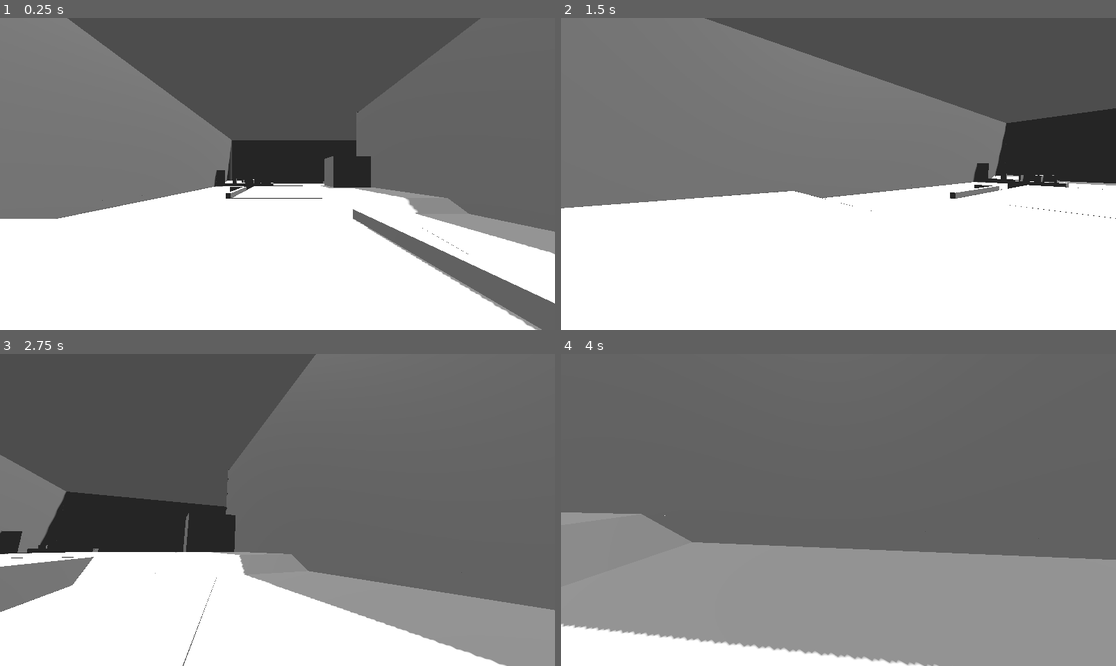
Above: before the commit, frames 1-4 (two rows, left to right).
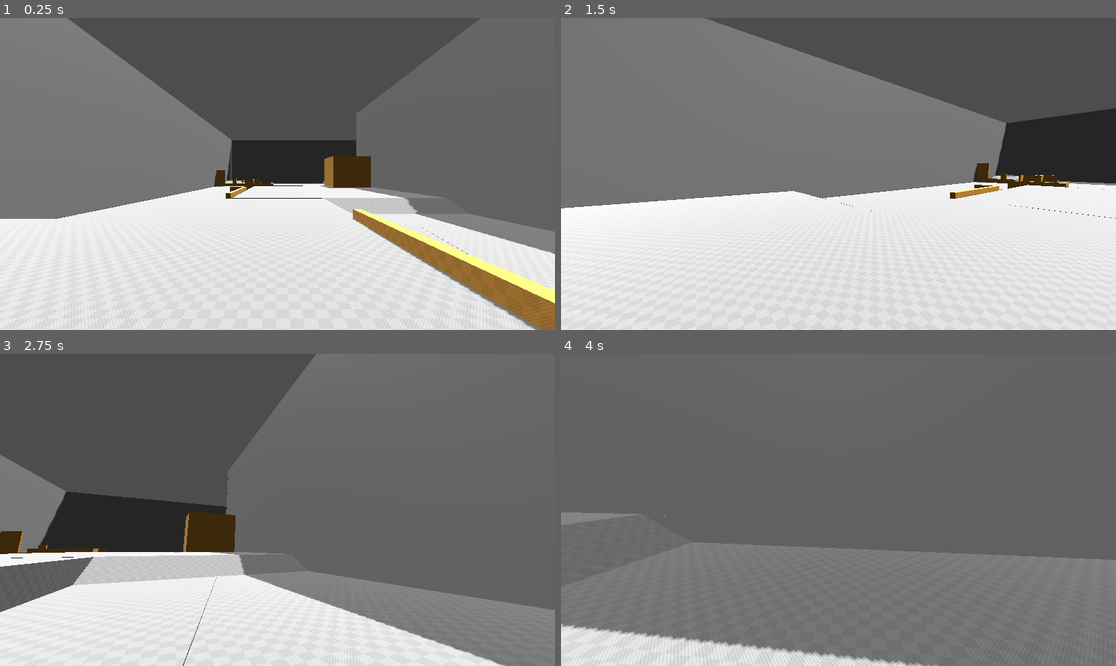
Above: after the commit, the same moments.

Repository: akdurran/Final-Project
Game: Godot game, scene res://test_scenes/navigation/nav_test.tscn
The game is run twice, just before and just after one commit, with the same random seed, the same clock (stepped at 60 frames per second) and the same inputs. This scene is started directly instead of the project's main scene.
Inputs (mouse positions are in pixels of both pictures, inside the frame that each line leads up to):
- Up to frame 1 (0.25 s): no input
- Up to frame 2 (1.5 s): tap Enter at 0.5 s; move the mouse to (866, 174) at 0.52 s; hold X (move_allies_to) 0.53-1.28 s; hold W (move_forward) from 0.53 s (still down); tap Space (jump) at 0.77 s; move the mouse to (810, 174) at 1.27 s; tap R (reconsider) at 1.35 s
- Up to frame 3 (2.75 s): keep holding W (move_forward); tap Space (jump) at 1.52 s; move the mouse to (288, 503) at 2.02 s; hold X (move_allies_to) from 2.03 s (still down)
- Up to frame 4 (4 s): keep holding W (move_forward); move the mouse to (832, 516) at 2.77 s; release X (move_allies_to) at 2.78 s; tap R (reconsider) at 2.85 s; tap Space (jump) at 3.02, 3.77 s; move the mouse to (877, 513) at 3.52 s; hold X (move_allies_to) from 3.53 s (still down)

The runs differ from the first frame. In frame 1, 23% of the frame differs, in the area x 0-100%, y 44-100%; in frame 2, 21%; in frame 3, 15%; in frame 4, 33%, in the area x 0-100%, y 51-100%.

Commit message:
adding simple grid textures

Diff:
--- /dev/null
+++ b/test_scenes/navigation/grid_texture.tscn
@@ -0,0 +1,15 @@
+[gd_scene load_steps=4 format=3 uid="uid://douxyn0bwncnm"]
+
+[ext_resource type="Texture2D" uid="uid://dhimfvrggbprk" path="res://test_scenes/navigation/grid_texture 1mx1m.png" id="1_xiq0n"]
+
+[sub_resource type="StandardMaterial3D" id="StandardMaterial3D_g5rnr"]
+albedo_texture = ExtResource("1_xiq0n")
+uv1_triplanar = true
+uv1_world_triplanar = true
+
+[sub_resource type="BoxMesh" id="BoxMesh_7hojd"]
+material = SubResource("StandardMaterial3D_g5rnr")
+size = Vector3(10, 10, 10)
+
+[node name="Node3D" type="MeshInstance3D"]
+mesh = SubResource("BoxMesh_7hojd")
--- a/test_scenes/navigation/nav_test.tscn
+++ b/test_scenes/navigation/nav_test.tscn
@@ -53,7 +53,7 @@
 transform = Transform3D(1, 0, 0, 0, 1, 0, 0, 0, 1, 26.4846, -0.687718, 0.386177)
 
 [node name="RigidBody3D" type="StaticBody3D" parent="."]
-transform = Transform3D(1, 0, 0, 0, 1, 0, 0, 0, 1, -6.65622, 8.55729, 1.30143)
+transform = Transform3D(1, 0, 0, 0, 1, 0, 0, 0, 1, -12.3004, 8.73403, -0.151733)
 
 [node name="MeshInstance3D" type="MeshInstance3D" parent="RigidBody3D"]
 transform = Transform3D(10, 0, 0, 0, 1, 0, 0, 0, 5, 0, -8.07914, 0)
--- a/test_scenes/navigation/world.tscn
+++ b/test_scenes/navigation/world.tscn
@@ -1,6 +1,86 @@
-[gd_scene load_steps=2 format=3 uid="uid://c1eup178qto40"]
+[gd_scene load_steps=16 format=3 uid="uid://c1eup178qto40"]
+
+[ext_resource type="Texture2D" uid="uid://dhimfvrggbprk" path="res://test_scenes/navigation/grid_texture 1mx1m.png" id="1_swe2w"]
 
 [sub_resource type="Environment" id="Environment_wevpn"]
+
+[sub_resource type="StandardMaterial3D" id="StandardMaterial3D_0py3t"]
+albedo_color = Color(0.470588, 0.470588, 0.470588, 1)
+albedo_texture = ExtResource("1_swe2w")
+uv1_triplanar = true
+uv1_world_triplanar = true
+
+[sub_resource type="StandardMaterial3D" id="StandardMaterial3D_hpeod"]
+albedo_color = Color(0.470588, 0.470588, 0.470588, 1)
+albedo_texture = ExtResource("1_swe2w")
+uv1_triplanar = true
+uv1_world_triplanar = true
+
+[sub_resource type="StandardMaterial3D" id="StandardMaterial3D_tleay"]
+albedo_color = Color(0.894118, 0.635294, 0.254902, 1)
+albedo_texture = ExtResource("1_swe2w")
+uv1_triplanar = true
+uv1_world_triplanar = true
+
+[sub_resource type="StandardMaterial3D" id="StandardMaterial3D_mh4bc"]
+albedo_color = Color(0.894118, 0.635294, 0.254902, 1)
+albedo_texture = ExtResource("1_swe2w")
+uv1_triplanar = true
+uv1_world_triplanar = true
+
+[sub_resource type="StandardMaterial3D" id="StandardMaterial3D_7hm8g"]
+albedo_color = Color(0.894118, 0.635294, 0.254902, 1)
+albedo_texture = ExtResource("1_swe2w")
+uv1_triplanar = true
+uv1_world_triplanar = true
+
+[sub_resource type="StandardMaterial3D" id="StandardMaterial3D_y0gy0"]
+albedo_color = Color(0.894118, 0.635294, 0.254902, 1)
+albedo_texture = ExtResource("1_swe2w")
+uv1_triplanar = true
+uv1_world_triplanar = true
+
+[sub_resource type="StandardMaterial3D" id="StandardMaterial3D_63pio"]
+albedo_color = Color(0.894118, 0.635294, 0.254902, 1)
+albedo_texture = ExtResource("1_swe2w")
+uv1_triplanar = true
+uv1_world_triplanar = true
+
+[sub_resource type="StandardMaterial3D" id="StandardMaterial3D_a4cq8"]
+albedo_color = Color(0.894118, 0.635294, 0.254902, 1)
+albedo_texture = ExtResource("1_swe2w")
+uv1_triplanar = true
+uv1_world_triplanar = true
+
+[sub_resource type="StandardMaterial3D" id="StandardMaterial3D_23o7d"]
+albedo_color = Color(0.894118, 0.635294, 0.254902, 1)
+albedo_texture = ExtResource("1_swe2w")
+uv1_triplanar = true
+uv1_world_triplanar = true
+
+[sub_resource type="StandardMaterial3D" id="StandardMaterial3D_8cuyd"]
+albedo_color = Color(0.894118, 0.635294, 0.254902, 1)
+albedo_texture = ExtResource("1_swe2w")
+uv1_triplanar = true
+uv1_world_triplanar = true
+
+[sub_resource type="StandardMaterial3D" id="StandardMaterial3D_cawd8"]
+albedo_color = Color(0.470588, 0.470588, 0.470588, 1)
+albedo_texture = ExtResource("1_swe2w")
+uv1_triplanar = true
+uv1_world_triplanar = true
+
+[sub_resource type="StandardMaterial3D" id="StandardMaterial3D_req33"]
+albedo_color = Color(0.470588, 0.470588, 0.470588, 1)
+albedo_texture = ExtResource("1_swe2w")
+uv1_triplanar = true
+uv1_world_triplanar = true
+
+[sub_resource type="StandardMaterial3D" id="StandardMaterial3D_1k6v8"]
+albedo_color = Color(0.470588, 0.470588, 0.470588, 1)
+albedo_texture = ExtResource("1_swe2w")
+uv1_triplanar = true
+uv1_world_triplanar = true
 
 [node name="World" type="Node3D"]
 
@@ -44,28 +124,35 @@
 
 [node name="CSGBox3D4" type="CSGBox3D" parent="CSGCombiner3D/cp_orange/Floor"]
 size = Vector3(124.749, 1, 76.3453)
+material = SubResource("StandardMaterial3D_0py3t")
 
 [node name="Center" type="CSGBox3D" parent="CSGCombiner3D/cp_orange/Floor"]
 transform = Transform3D(-0.000678145, -0.000504178, 1, 0.000131625, 1, 0.000504265, -1, 0.00013196, -0.00067808, 24.1597, 0, -100.549)
 size = Vector3(124.749, 1, 76.3453)
+material = SubResource("StandardMaterial3D_0py3t")
 
 [node name="side_1_raised_floor" type="CSGBox3D" parent="CSGCombiner3D/cp_orange/Floor/Center"]
 transform = Transform3D(1, 4.94765e-10, -1.97906e-09, -4.94765e-10, 1, -1.87086e-11, 0, -1.36993e-11, 1, -33.7601, 2.50337, -14.4453)
 size = Vector3(46.9822, 1, 48.0047)
+material = SubResource("StandardMaterial3D_hpeod")
 
 [node name="side_2_raised_floor" type="CSGBox3D" parent="CSGCombiner3D/cp_orange/Floor/Center"]
 transform = Transform3D(1, 7.27596e-10, -2.91038e-09, -7.27596e-10, 1, -1.85878e-11, 0, -1.35429e-11, 1, 33.8827, 2.47998, 14.2872)
 size = Vector3(46.9822, 1, 48.0047)
+material = SubResource("StandardMaterial3D_hpeod")
 
 [node name="CSGBox3D6" type="CSGBox3D" parent="CSGCombiner3D/cp_orange/Floor"]
 transform = Transform3D(1, 0, 0, 0, 1, 0, 0, 0, 1, 48.098, 0, -201.127)
 size = Vector3(124.749, 1, 76.3453)
+material = SubResource("StandardMaterial3D_0py3t")
 
 [node name="point1_floor" type="CSGBox3D" parent="CSGCombiner3D/cp_orange/Floor"]
 transform = Transform3D(20, 0, 0, 0, 2.5, 0, 0, 0, 20, 52.166, 1.7304, 27.3363)
+material = SubResource("StandardMaterial3D_0py3t")
 
 [node name="point2_floor" type="CSGBox3D" parent="CSGCombiner3D/cp_orange/Floor"]
 transform = Transform3D(20, 0, 0, 0, 2.5, 0, 0, 0, 20, -3.97695, 1.7304, -228.464)
+material = SubResource("StandardMaterial3D_0py3t")
 
 [node name="Walls" type="CSGCombiner3D" parent="CSGCombiner3D/cp_orange"]
 
@@ -74,26 +161,32 @@
 [node name="Cube" type="CSGBox3D" parent="CSGCombiner3D/cp_orange/Walls/side1"]
 transform = Transform3D(1, 0, 0, 0, 1, 0, 0, 0, 1, -21.4596, 8.01587, -30.6531)
 size = Vector3(15, 15, 15)
+material = SubResource("StandardMaterial3D_tleay")
 
 [node name="Cube2" type="CSGBox3D" parent="CSGCombiner3D/cp_orange/Walls/side1"]
 transform = Transform3D(1, 0, 0, 0, 1, 0, 0, 0, 1, -6.40756, 8.02733, -45.6671)
 size = Vector3(15, 15, 15)
+material = SubResource("StandardMaterial3D_tleay")
 
 [node name="spawn_half_wall" type="CSGBox3D" parent="CSGCombiner3D/cp_orange/Walls/side1"]
 transform = Transform3D(1, 0, 0, 0, 1, 0, 0, 0, 1, -15.2857, 1.33983, 27.6794)
 size = Vector3(1, 1.67318, 20.9563)
+material = SubResource("StandardMaterial3D_tleay")
 
 [node name="Center_Wall" type="CSGBox3D" parent="CSGCombiner3D/cp_orange/Walls/side1"]
 transform = Transform3D(-4.37114e-08, 0, 1, 0, 1, 0, -1, 0, -4.37114e-08, 32.1534, 2.03186, -42.7435)
 size = Vector3(1, 4.14771, 13.3135)
+material = SubResource("StandardMaterial3D_tleay")
 
 [node name="Center_Wall2" type="CSGBox3D" parent="CSGCombiner3D/cp_orange/Walls/side1"]
 transform = Transform3D(-1, 0, -8.74228e-08, 0, 1, 0, 8.74228e-08, 0, -1, 25.9739, 2.03186, -40.2446)
 size = Vector3(1, 4.14771, 4.06278)
+material = SubResource("StandardMaterial3D_tleay")
 
 [node name="Center_Wall3" type="CSGBox3D" parent="CSGCombiner3D/cp_orange/Walls/side1"]
 transform = Transform3D(-4.37114e-08, 0, 1, 0, 1, 0, -1, 0, -4.37114e-08, 36.3044, 2.03186, -68.7296)
 size = Vector3(1, 4.14771, 5.08766)
+material = SubResource("StandardMaterial3D_tleay")
 
 [node name="Point" type="CSGCombiner3D" parent="CSGCombiner3D/cp_orange/Walls/side1"]
 
@@ -102,40 +195,49 @@
 [node name="Center_Wall2" type="CSGBox3D" parent="CSGCombiner3D/cp_orange/Walls/side1/Point/point_walls"]
 transform = Transform3D(-1, 0, -8.74228e-08, 0, 1, 0, 8.74228e-08, 0, -1, 48.6706, 2.03186, 14.6596)
 size = Vector3(1, 4.14771, 5.35257)
+material = SubResource("StandardMaterial3D_mh4bc")
 
 [node name="Center_Wall3" type="CSGBox3D" parent="CSGCombiner3D/cp_orange/Walls/side1/Point/point_walls"]
 transform = Transform3D(-4.37114e-08, 0, 1, 0, 1, 0, -1, 0, -4.37114e-08, 44.6705, 2.03186, 16.8378)
 size = Vector3(1, 4.14771, 7.00354)
+material = SubResource("StandardMaterial3D_mh4bc")
 
 [node name="Center_Wall4" type="CSGBox3D" parent="CSGCombiner3D/cp_orange/Walls/side1/Point/point_walls"]
 transform = Transform3D(-1, 0, -8.74228e-08, 0, 1, 0, 8.74228e-08, 0, -1, 41.6684, 2.03186, 20.8318)
 size = Vector3(1, 4.14771, 6.96538)
+material = SubResource("StandardMaterial3D_mh4bc")
 
 [node name="Center_Wall5" type="CSGBox3D" parent="CSGCombiner3D/cp_orange/Walls/side1/Point/point_walls"]
 transform = Transform3D(-4.37114e-08, 0, 1, 0, 1, 0, -1, 0, -4.37114e-08, 39.4058, 2.03186, 23.8642)
 size = Vector3(1, 4.14771, 5.51251)
+material = SubResource("StandardMaterial3D_mh4bc")
 
 [node name="cover_walls" type="CSGCombiner3D" parent="CSGCombiner3D/cp_orange/Walls/side1/Point"]
 
 [node name="Center_Wall4" type="CSGBox3D" parent="CSGCombiner3D/cp_orange/Walls/side1/Point/cover_walls"]
 transform = Transform3D(-4.37114e-08, 0, 1, 0, 1, 0, -1, 0, -4.37114e-08, 59.5485, 5.51313, -5.71664)
 size = Vector3(1, 10.2397, 5.27308)
+material = SubResource("StandardMaterial3D_7hm8g")
 
 [node name="Center_Wall5" type="CSGBox3D" parent="CSGCombiner3D/cp_orange/Walls/side1/Point/cover_walls"]
 transform = Transform3D(-4.37114e-08, 0, 1, 0, 1, 0, -1, 0, -4.37114e-08, 54.3043, 1.38774, -5.71664)
 size = Vector3(1, 2.39666, 5.27308)
+material = SubResource("StandardMaterial3D_7hm8g")
 
 [node name="Center_Wall6" type="CSGBox3D" parent="CSGCombiner3D/cp_orange/Walls/side1/Point/cover_walls"]
 transform = Transform3D(-4.37114e-08, 0, 1, 0, 1, 0, -1, 0, -4.37114e-08, 50.5658, 0.28462, -5.71664)
 size = Vector3(1, 10.2397, 2.20152)
+material = SubResource("StandardMaterial3D_7hm8g")
 
 [node name="Center_Wall7" type="CSGBox3D" parent="CSGCombiner3D/cp_orange/Walls/side1/Point/cover_walls"]
 transform = Transform3D(-4.37114e-08, 0, 1, 0, 1, 0, -1, 0, -4.37114e-08, 46.8352, 1.38774, -5.71664)
 size = Vector3(1, 2.39666, 5.27308)
+material = SubResource("StandardMaterial3D_7hm8g")
 
 [node name="Center_Wall4" type="CSGBox3D" parent="CSGCombiner3D/cp_orange/Walls/side1"]
 transform = Transform3D(1, 0, 0, 0, 1, 0, 0, 0, 1, 34.1899, 2.03186, -79.4671)
 size = Vector3(1, 4.14771, 22.4237)
+material = SubResource("StandardMaterial3D_y0gy0")
 
 [node name="side2" type="CSGCombiner3D" parent="CSGCombiner3D/cp_orange/Walls"]
 transform = Transform3D(-1, 0, -8.74228e-08, 0, 1, 0, 8.74228e-08, 0, -1, 48.1661, 0, -201.04)
@@ -143,26 +245,32 @@
 [node name="Cube" type="CSGBox3D" parent="CSGCombiner3D/cp_orange/Walls/side2"]
 transform = Transform3D(1, 0, 0, 0, 1, 0, 0, 0, 1, -21.4596, 8.01587, -30.6531)
 size = Vector3(15, 15, 15)
+material = SubResource("StandardMaterial3D_63pio")
 
 [node name="Cube2" type="CSGBox3D" parent="CSGCombiner3D/cp_orange/Walls/side2"]
 transform = Transform3D(1, 0, 0, 0, 1, 0, 0, 0, 1, -6.40756, 8.02733, -45.6671)
 size = Vector3(15, 15, 15)
+material = SubResource("StandardMaterial3D_63pio")
 
 [node name="spawn_half_wall" type="CSGBox3D" parent="CSGCombiner3D/cp_orange/Walls/side2"]
 transform = Transform3D(1, 0, 0, 0, 1, 0, 0, 0, 1, -15.2857, 1.19465, 27.6794)
 size = Vector3(1, 2.45628, 20.9563)
+material = SubResource("StandardMaterial3D_63pio")
 
 [node name="Center_Wall" type="CSGBox3D" parent="CSGCombiner3D/cp_orange/Walls/side2"]
 transform = Transform3D(-4.37114e-08, 0, 1, 0, 1, 0, -1, 0, -4.37114e-08, 32.1534, 2.03186, -42.7435)
 size = Vector3(1, 4.14771, 13.3135)
+material = SubResource("StandardMaterial3D_63pio")
 
 [node name="Center_Wall2" type="CSGBox3D" parent="CSGCombiner3D/cp_orange/Walls/side2"]
 transform = Transform3D(-1, 0, -8.74228e-08, 0, 1, 0, 8.74228e-08, 0, -1, 25.9739, 2.03186, -40.2446)
 size = Vector3(1, 4.14771, 4.06278)
+material = SubResource("StandardMaterial3D_63pio")
 
 [node name="Center_Wall3" type="CSGBox3D" parent="CSGCombiner3D/cp_orange/Walls/side2"]
 transform = Transform3D(-4.37114e-08, 0, 1, 0, 1, 0, -1, 0, -4.37114e-08, 36.3044, 2.03186, -68.7296)
 size = Vector3(1, 4.14771, 5.08766)
+material = SubResource("StandardMaterial3D_63pio")
 
 [node name="Point" type="CSGCombiner3D" parent="CSGCombiner3D/cp_orange/Walls/side2"]
 
@@ -171,40 +279,49 @@
 [node name="Center_Wall2" type="CSGBox3D" parent="CSGCombiner3D/cp_orange/Walls/side2/Point/point_walls"]
 transform = Transform3D(-1, 0, -8.74228e-08, 0, 1, 0, 8.74228e-08, 0, -1, 48.6706, 2.03186, 14.6596)
 size = Vector3(1, 4.14771, 5.35257)
+material = SubResource("StandardMaterial3D_a4cq8")
 
 [node name="Center_Wall3" type="CSGBox3D" parent="CSGCombiner3D/cp_orange/Walls/side2/Point/point_walls"]
 transform = Transform3D(-4.37114e-08, 0, 1, 0, 1, 0, -1, 0, -4.37114e-08, 44.6705, 2.03186, 16.8378)
 size = Vector3(1, 4.14771, 7.00354)
+material = SubResource("StandardMaterial3D_a4cq8")
 
 [node name="Center_Wall4" type="CSGBox3D" parent="CSGCombiner3D/cp_orange/Walls/side2/Point/point_walls"]
 transform = Transform3D(-1, 0, -8.74228e-08, 0, 1, 0, 8.74228e-08, 0, -1, 41.6684, 2.03186, 20.8318)
 size = Vector3(1, 4.14771, 6.96538)
+material = SubResource("StandardMaterial3D_a4cq8")
 
 [node name="Center_Wall5" type="CSGBox3D" parent="CSGCombiner3D/cp_orange/Walls/side2/Point/point_walls"]
 transform = Transform3D(-4.37114e-08, 0, 1, 0, 1, 0, -1, 0, -4.37114e-08, 39.4058, 2.03186, 23.8642)
 size = Vector3(1, 4.14771, 5.51251)
+material = SubResource("StandardMaterial3D_a4cq8")
 
 [node name="cover_walls" type="CSGCombiner3D" parent="CSGCombiner3D/cp_orange/Walls/side2/Point"]
 
 [node name="Center_Wall4" type="CSGBox3D" parent="CSGCombiner3D/cp_orange/Walls/side2/Point/cover_walls"]
 transform = Transform3D(-4.37114e-08, 0, 1, 0, 1, 0, -1, 0, -4.37114e-08, 59.5485, 5.51313, -5.71664)
 size = Vector3(1, 10.2397, 5.27308)
+material = SubResource("StandardMaterial3D_23o7d")
 
 [node name="Center_Wall5" type="CSGBox3D" parent="CSGCombiner3D/cp_orange/Walls/side2/Point/cover_walls"]
 transform = Transform3D(-4.37114e-08, 0, 1, 0, 1, 0, -1, 0, -4.37114e-08, 54.3043, 1.38774, -5.71664)
 size = Vector3(1, 2.39666, 5.27308)
+material = SubResource("StandardMaterial3D_23o7d")
 
 [node name="Center_Wall6" type="CSGBox3D" parent="CSGCombiner3D/cp_orange/Walls/side2/Point/cover_walls"]
 transform = Transform3D(-4.37114e-08, 0, 1, 0, 1, 0, -1, 0, -4.37114e-08, 50.5658, 0.28462, -5.71664)
 size = Vector3(1, 10.2397, 2.20152)
+material = SubResource("StandardMaterial3D_23o7d")
 
 [node name="Center_Wall7" type="CSGBox3D" parent="CSGCombiner3D/cp_orange/Walls/side2/Point/cover_walls"]
 transform = Transform3D(-4.37114e-08, 0, 1, 0, 1, 0, -1, 0, -4.37114e-08, 46.8352, 1.38774, -5.71664)
 size = Vector3(1, 2.39666, 5.27308)
+material = SubResource("StandardMaterial3D_23o7d")
 
 [node name="Center_Wall4" type="CSGBox3D" parent="CSGCombiner3D/cp_orange/Walls/side2"]
 transform = Transform3D(1, 0, 0, 0, 1, 0, 0, 0, 1, 34.1899, 2.03186, -79.4671)
 size = Vector3(1, 4.14771, 22.4237)
+material = SubResource("StandardMaterial3D_8cuyd")
 
 [node name="Map Walls" type="CSGCombiner3D" parent="CSGCombiner3D/cp_orange"]
 
@@ -252,26 +369,32 @@
 [node name="Ramp Base" type="CSGPolygon3D" parent="CSGCombiner3D/cp_orange/Ramps/side1"]
 transform = Transform3D(5, 0, 0, 0, 2.5, 0, 0, 0, 5, 0, 0, 51.2425)
 polygon = PackedVector2Array(0, 0, 0, 1, 1, 0)
+material = SubResource("StandardMaterial3D_cawd8")
 
 [node name="ramp long" type="CSGPolygon3D" parent="CSGCombiner3D/cp_orange/Ramps/side1"]
 transform = Transform3D(-2.18557e-07, 0, -25, 0, 2.5, 0, 5, 0, -1.09278e-06, 0.464, 0.487, -43.285)
 polygon = PackedVector2Array(0, 0, 0, 1, 1, 0)
+material = SubResource("StandardMaterial3D_cawd8")
 
 [node name="ramp long2" type="CSGPolygon3D" parent="CSGCombiner3D/cp_orange/Ramps/side1"]
 transform = Transform3D(5, 0, 0, 0, 2.5, 0, 0, 0, 25, 33.7539, 0.5, -43.215)
 polygon = PackedVector2Array(0, 0, 0, 1, 1, 0)
+material = SubResource("StandardMaterial3D_cawd8")
 
 [node name="point_ramp1" type="CSGPolygon3D" parent="CSGCombiner3D/cp_orange/Ramps/side1"]
 transform = Transform3D(-5, 0, -1.96295e-06, 0, 2.5, 0, 7.54979e-07, 0, -13, 42.1653, 0.486448, 24.37)
 polygon = PackedVector2Array(0, 0, 0, 1, 1, 0)
+material = SubResource("StandardMaterial3D_cawd8")
 
 [node name="point_ramp2" type="CSGPolygon3D" parent="CSGCombiner3D/cp_orange/Ramps/side1"]
 transform = Transform3D(-2.18557e-07, 0, 13, 0, 2.5, 0, -5, 0, -5.68248e-07, 62.172, 0.48, 17.3349)
 polygon = PackedVector2Array(0, 0, 0, 1, 1, 0)
+material = SubResource("StandardMaterial3D_cawd8")
 
 [node name="ramp long3" type="CSGPolygon3D" parent="CSGCombiner3D/cp_orange/Ramps/side1"]
 transform = Transform3D(-2.18557e-07, 0, 30, 0, 2.5, 0, -5, 0, -1.31134e-06, 13.3391, 0.5, -90.2902)
 polygon = PackedVector2Array(0, 0, 0, 1, 1, 0)
+material = SubResource("StandardMaterial3D_cawd8")
 
 [node name="side2" type="CSGCombiner3D" parent="CSGCombiner3D/cp_orange/Ramps"]
 transform = Transform3D(-1, 0, -8.74228e-08, 0, 1, 0, 8.74228e-08, 0, -1, 48.1846, 0, -201.147)
@@ -279,29 +402,36 @@
 [node name="Ramp Base" type="CSGPolygon3D" parent="CSGCombiner3D/cp_orange/Ramps/side2"]
 transform = Transform3D(5, 0, 0, 0, 2.5, 0, 0, 0, 5, 0, 0, 51.2425)
 polygon = PackedVector2Array(0, 0, 0, 1, 1, 0)
+material = SubResource("StandardMaterial3D_req33")
 
 [node name="ramp long" type="CSGPolygon3D" parent="CSGCombiner3D/cp_orange/Ramps/side2"]
 transform = Transform3D(-2.18557e-07, 0, -25, 0, 2.5, 0, 5, 0, -1.09278e-06, 0.464, 0.497, -43.215)
 polygon = PackedVector2Array(0, 0, 0, 1, 1, 0)
+material = SubResource("StandardMaterial3D_req33")
 
 [node name="ramp long2" type="CSGPolygon3D" parent="CSGCombiner3D/cp_orange/Ramps/side2"]
 transform = Transform3D(5, 0, 0, 0, 2.5, 0, 0, 0, 25, 33.7539, 0.5, -43.215)
 polygon = PackedVector2Array(0, 0, 0, 1, 1, 0)
+material = SubResource("StandardMaterial3D_req33")
 
 [node name="point_ramp1" type="CSGPolygon3D" parent="CSGCombiner3D/cp_orange/Ramps/side2"]
 transform = Transform3D(-5, 0, -1.96295e-06, 0, 2.5, 0, 7.54979e-07, 0, -13, 42.1653, 0.486448, 24.37)
 polygon = PackedVector2Array(0, 0, 0, 1, 1, 0)
+material = SubResource("StandardMaterial3D_req33")
 
 [node name="point_ramp2" type="CSGPolygon3D" parent="CSGCombiner3D/cp_orange/Ramps/side2"]
 transform = Transform3D(-2.18557e-07, 0, 13, 0, 2.5, 0, -5, 0, -5.68248e-07, 62.172, 0.48, 17.3349)
 polygon = PackedVector2Array(0, 0, 0, 1, 1, 0)
+material = SubResource("StandardMaterial3D_req33")
 
 [node name="ramp long3" type="CSGPolygon3D" parent="CSGCombiner3D/cp_orange/Ramps/side2"]
 transform = Transform3D(-2.18557e-07, 0, 30, 0, 2.5, 0, -5, 0, -1.31134e-06, 13.639, 0.5, -90.1857)
 polygon = PackedVector2Array(0, 0, 0, 1, 1, 0)
+material = SubResource("StandardMaterial3D_req33")
 
 [node name="Center Tower" type="CSGCombiner3D" parent="CSGCombiner3D/cp_orange"]
 
 [node name="Floor" type="CSGBox3D" parent="CSGCombiner3D/cp_orange/Center Tower"]
 transform = Transform3D(1, 0, 0, 0, 1, 0, 0, 0, 1, 24.0955, 1.58577, -101.459)
 size = Vector3(21.2408, 2.76352, 23.2938)
+material = SubResource("StandardMaterial3D_1k6v8")
Binary file added: test_scenes/navigation/grid_texture 1mx1m.png
Not shown, added: test_scenes/navigation/grid_texture 1mx1m.png.import
